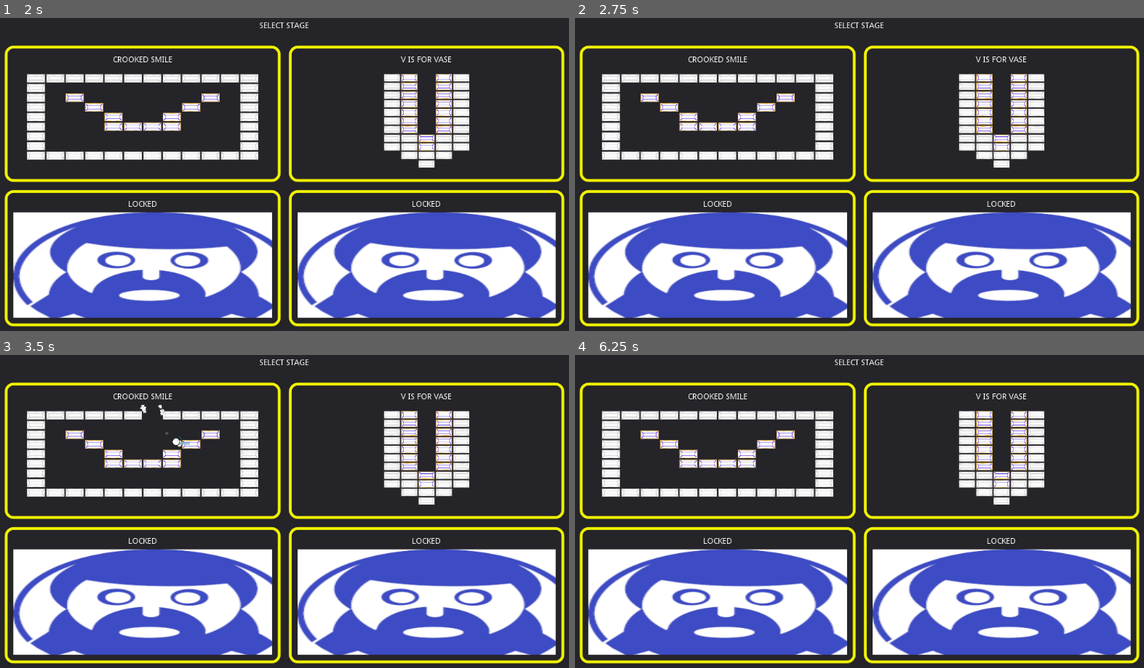
Above: before the commit, frames 1-4 (two rows, left to right).
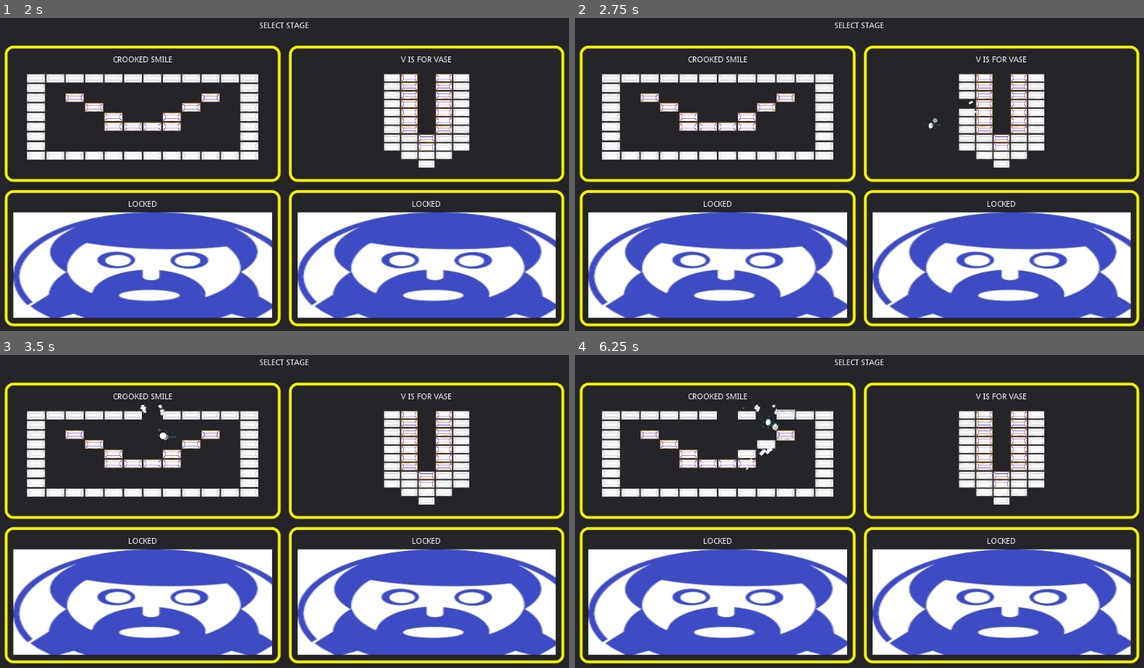
Above: after the commit, the same moments.

Repository: Anatolij-Grigorjev/Breakout4Godot
Game: Godot game, scene res://menus/StageSelectMenu.tscn
Two runs of this game, one before a commit and one after it. Both use one fixed random seed, a clock stepped at 60 frames per second and the inputs below. This scene is started directly instead of the project's main scene.
Inputs (mouse positions are in pixels of both pictures, inside the frame that each line leads up to):
- Up to frame 1 (2 s): tap Enter (ui_accept) at 0.5, 0.77 s; move the mouse to (415, 149) at 0.52 s; hold Right (paddle_right) 0.53-1.25 s; tap Space (paddle_launch_ball) at 0.6 s; click (415, 149) at 0.67 s; drag from (170, 183) to (256, 237) at 1.27 s
- Up to frame 2 (2.75 s): tap Enter (ui_accept) at 2 s; move the mouse to (916, 93) at 2.02 s; hold Right (paddle_right) from 2.03 s (still down); tap Alt at 2.1 s
- Up to frame 3 (3.5 s): release Right (paddle_right) at 2.75 s; drag from (256, 574) to (108, 455) at 2.77 s
- Up to frame 4 (6.25 s): move the mouse to (1035, 555) at 3.52 s; hold Left (paddle_left) 3.53-4.25 s; tap Space (paddle_launch_ball) at 3.6 s; tap Enter (ui_accept) at 3.77, 4.25, 5.75 s; drag from (683, 455) to (774, 420) at 4.27 s; move the mouse to (887, 505) at 5.02 s; hold Left (paddle_left) 5.03-5.75 s; tap Alt at 5.1 s; click (887, 505) at 5.17 s; drag from (774, 420) to (745, 520) at 5.77 s

Frame 1 is identical in both runs. In frame 2, 0.1% of the frame differs, in the area x 61-71%, y 26-36%; in frame 3, 0.1%; in frame 4, 0.4%, in the area x 25-39%, y 15-37%.
Error before the commit: Attempt to call function 'queue_free' in base 'previously freed instance' on a null instance. (res://menus/StageSelectBlock.gd:62)

Commit message:
add fixes for hover invocation

Diff:
--- a/game/menus/StageSelectBlock.gd
+++ b/game/menus/StageSelectBlock.gd
@@ -24,6 +24,11 @@
 var elements_scale_factor: float = 1.0
 
 func _ready():
+	#create duplicate of own style when several instances present and animation is possible
+	$Panel.set("custom_styles/panel", $Panel.get("custom_styles/panel").duplicate(true))
+	#center pivot for scale animations
+	$Panel.rect_pivot_offset = $Panel.rect_size / 2
+
 	_set_title_label(stage_title)
 	if not stage_bricks:
 		return
@@ -58,7 +63,7 @@
 
 
 func _clear_ball():
-	if ball:
+	if is_instance_valid(ball):
 		ball.queue_free()
 
 
@@ -95,9 +100,9 @@
 
 
 func _on_Panel_mouse_entered():
-	if not ball:
+	if not is_instance_valid(ball):
 		_launch_ball()
 
 func _on_Panel_mouse_exited():
-	if ball:
+	if is_instance_valid(ball):
 		_reset_view()
